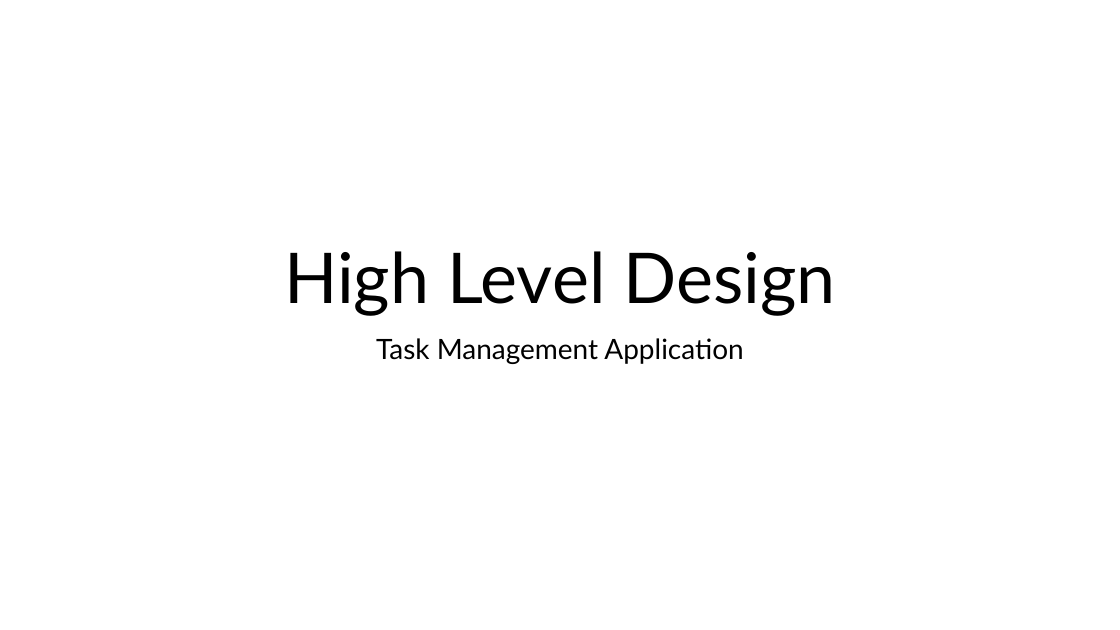
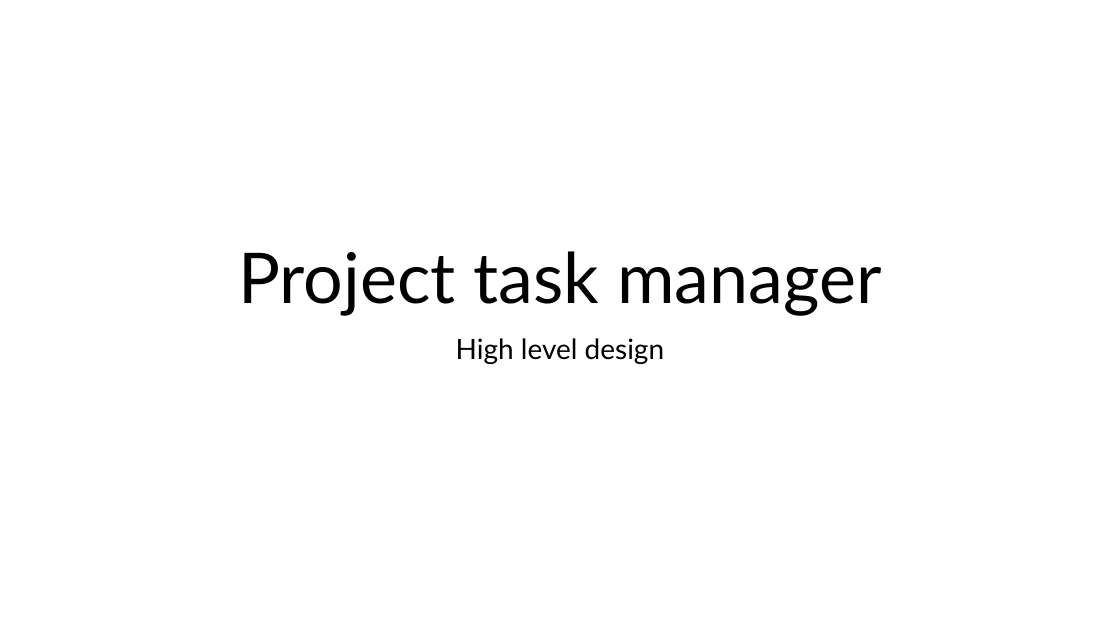
Before and after one commit to Avinash-p/Project-Task-Tracker, a slide deck: slide 1 of resources/High Level Design.pptx. Drawn at 1120x630 pixels with LibreOffice and Linux fonts; fonts in the diff are those of the drawing. Boxes give left, top, right and bottom in pixels: in the first picture for what was removed or moved away, otherwise in the second. Text is boxed around its words. In the diff, an @@ line names an element or a change of style, - is before the commit and + after.

```diff
--- a/resources/High Level Design.pptx
+++ b/resources/High Level Design.pptx
@@ title at (x1=238, y1=251, x2=881, y2=316): text changed @@
-High Level Design
+Project task manager
@@ subtitle at (x1=456, y1=338, x2=664, y2=364): text changed @@
-Task Management Application
+High level design
```
Also in this commit, not shown: 2 other slides changed, 6 slides added, 6 other files.
